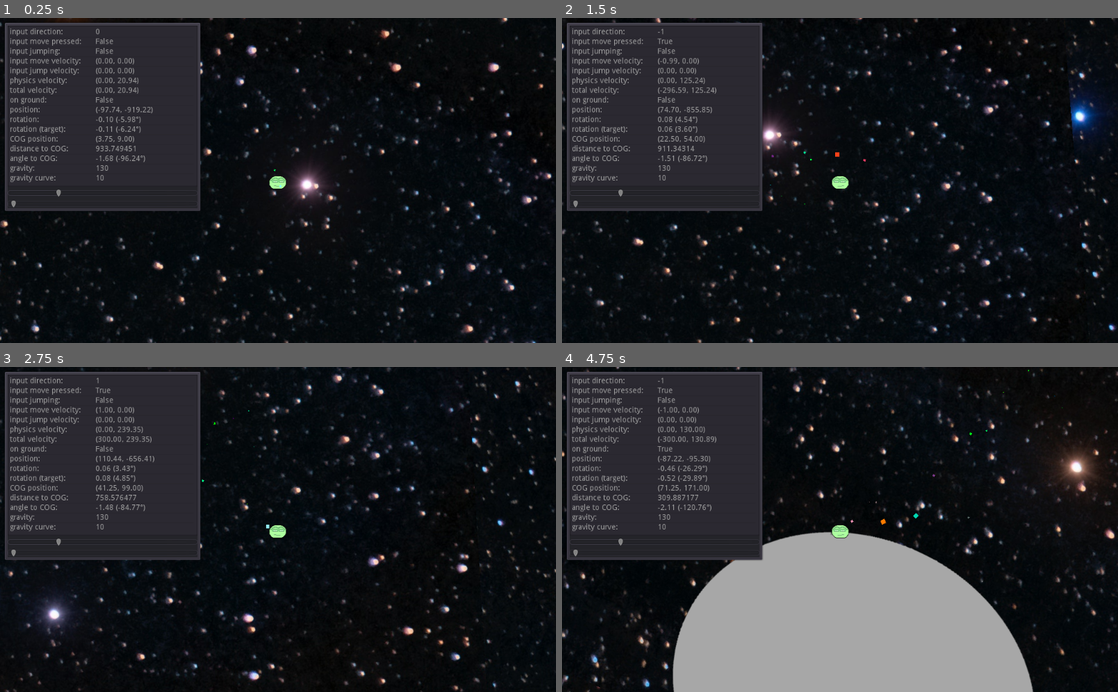
Above: before the commit, frames 1-4 (two rows, left to right).
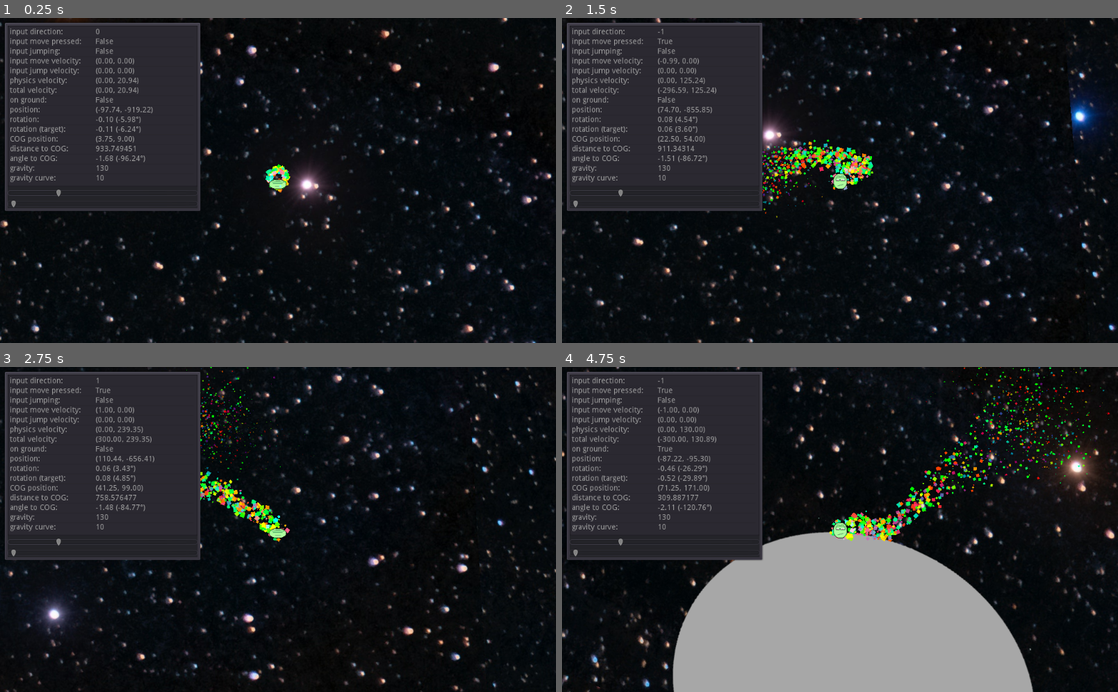
Above: after the commit, the same moments.

Repository: kellyelton/Experiments
Game: Godot game, scene res://lvl1.tscn
The game is run twice, just before and just after one commit, with the same random seed, the same clock (stepped at 60 frames per second) and the same inputs.
Inputs:
- Up to frame 1 (0.25 s): no input
- Up to frame 2 (1.5 s): hold Right (move_right) 0.53-1.28 s; tap Z (toggle_quick_zoom_out) at 0.6, 1.35 s; tap Space (jump) at 0.77 s; hold Left (move_left) from 1.28 s (still down)
- Up to frame 3 (2.75 s): tap Space (jump) at 1.52 s; release Left (move_left) at 2.03 s; hold Right (move_right) from 2.03 s (still down); tap Z (toggle_quick_zoom_out) at 2.1 s
- Up to frame 4 (4.75 s): tap Z (toggle_quick_zoom_out) at 2.85, 3.6, 4.35 s; tap Space (jump) at 3.02, 3.77, 4.52 s; release Right (move_right) at 3.53 s; hold Left (move_left) from 3.53 s (still down)

The runs differ from the first frame. In frame 1, 0.2% of the frame differs, in the area x 47-53%, y 44-54%; in frame 2, 1.4%; in frame 3, 1.2%; in frame 4, 2.2%, in the area x 46-99%, y 0-88%.

Commit message:
particles

Diff:
--- a/src/GD009/player.tscn
+++ b/src/GD009/player.tscn
@@ -85,7 +85,6 @@
 script = ExtResource( 2 )
 
 [node name="Particles2D" type="Particles2D" parent="."]
-visible = false
 amount = 2000
 lifetime = 20.0
 speed_scale = 6.0
@@ -95,7 +94,7 @@
 [node name="AnimatedSprite" type="AnimatedSprite" parent="."]
 frames = SubResource( 1 )
 animation = "walk"
-frame = 2
+frame = 1
 playing = true
 
 [node name="Particles2D2" type="Particles2D" parent="."]
